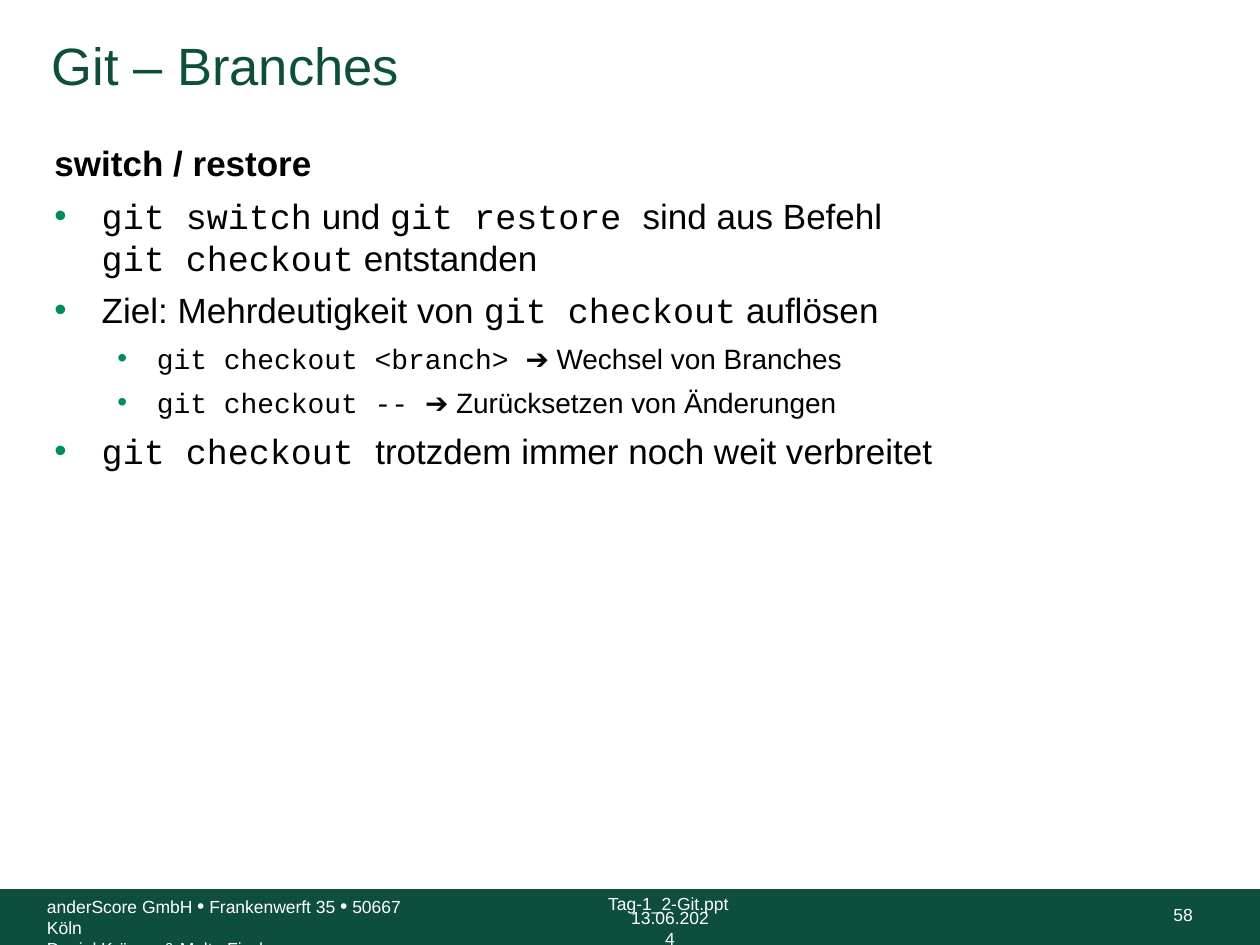
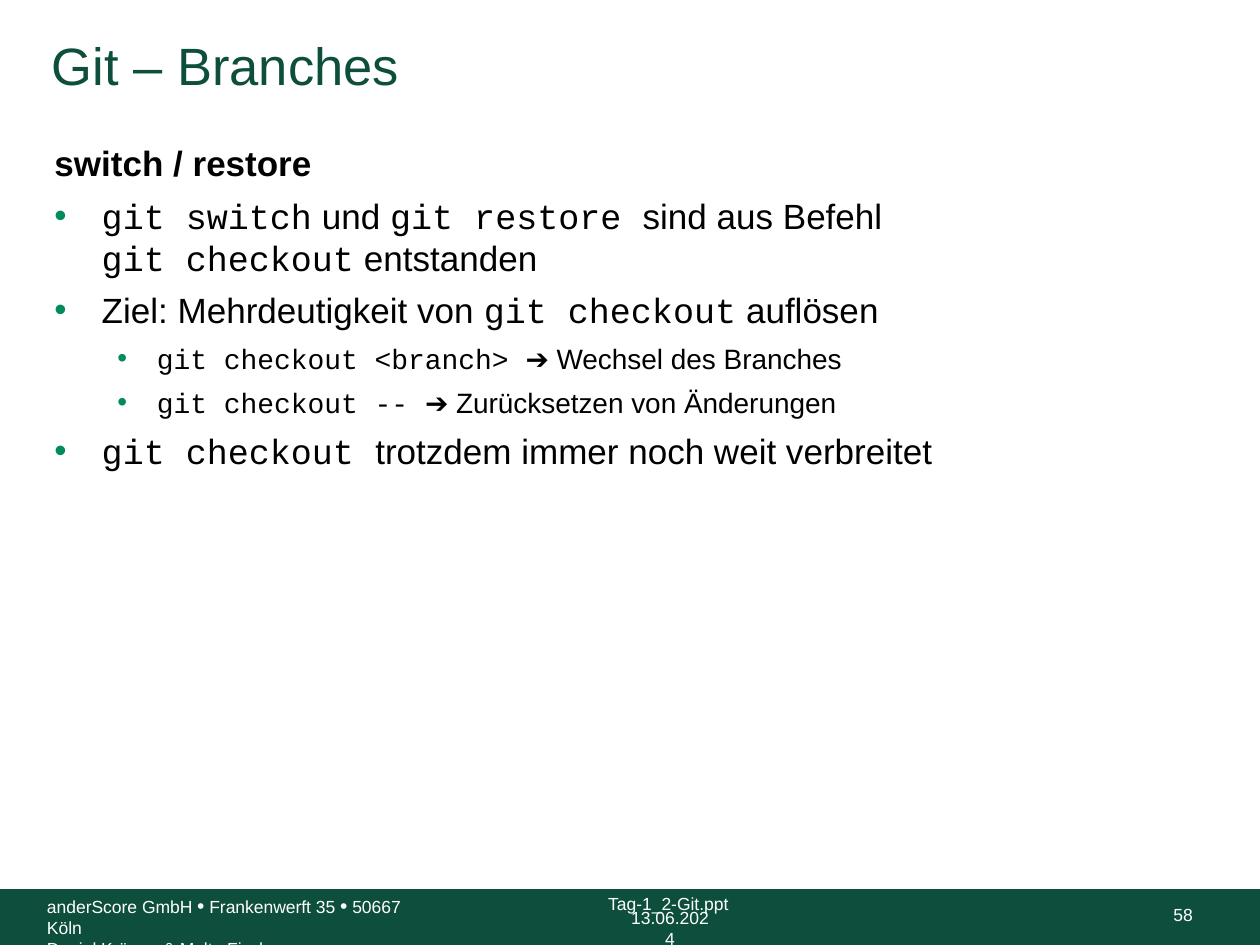
Before and after one commit to anderscore-gmbh/gitlab, a slide deck: slide 58 of slides/Tag-1_2-Git.pptx. Drawn at 1260x945 pixels with LibreOffice and Linux fonts; fonts in the diff are those of the drawing; background and template pictures are left out. Boxes give left, top, right and bottom in pixels: in the first picture for what was removed or moved away, otherwise in the second. Text is boxed around its words. In the diff, an @@ line names an element or a change of style, - is before the commit and + after.

```diff
--- a/slides/Tag-1_2-Git.pptx
+++ b/slides/Tag-1_2-Git.pptx
@@ text at <box>157,348,842,375</box>: text changed @@
-  • git checkout <branch> ➔ Wechsel von Branches
+  • git checkout <branch> ➔ Wechsel des Branches
```
Also in this commit, not shown: 12 other slides changed, 5 other files.
